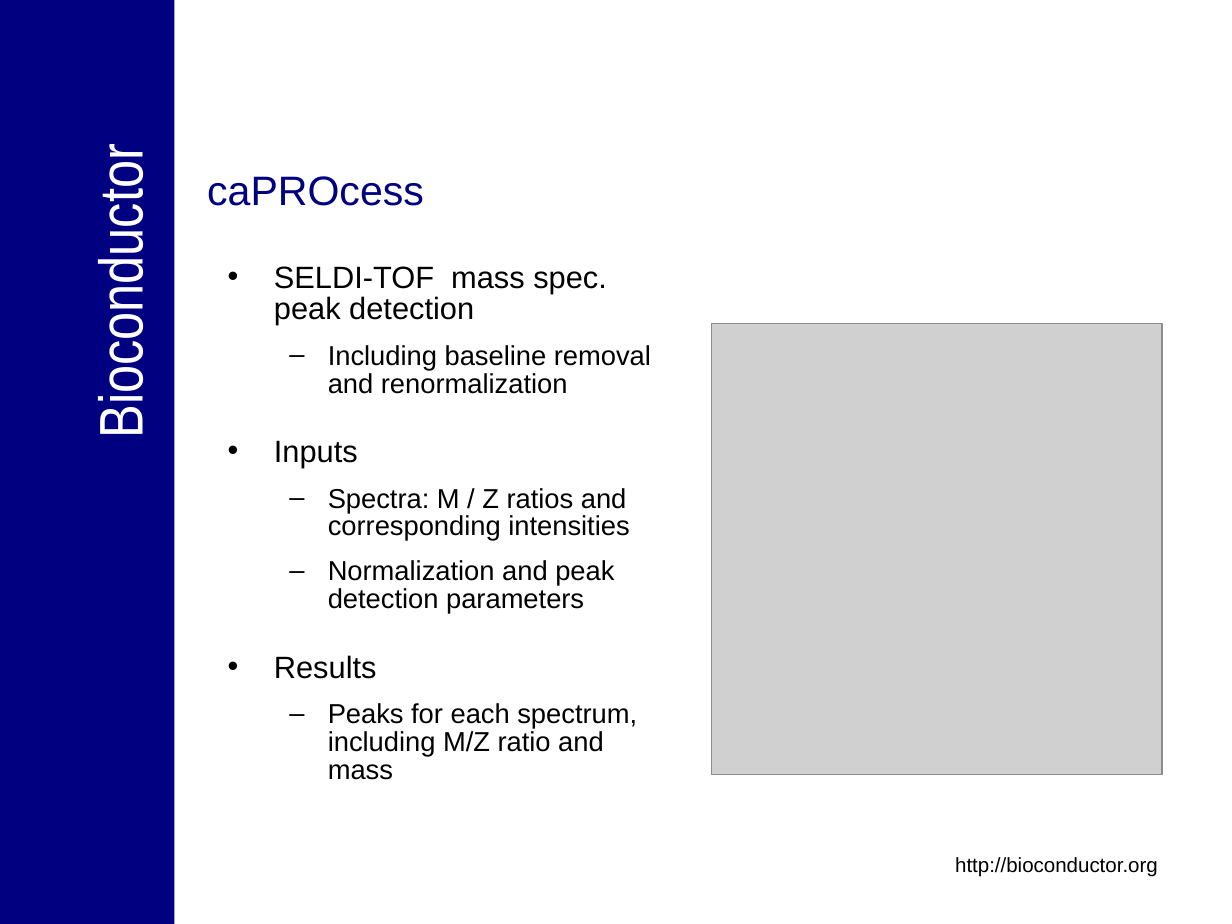
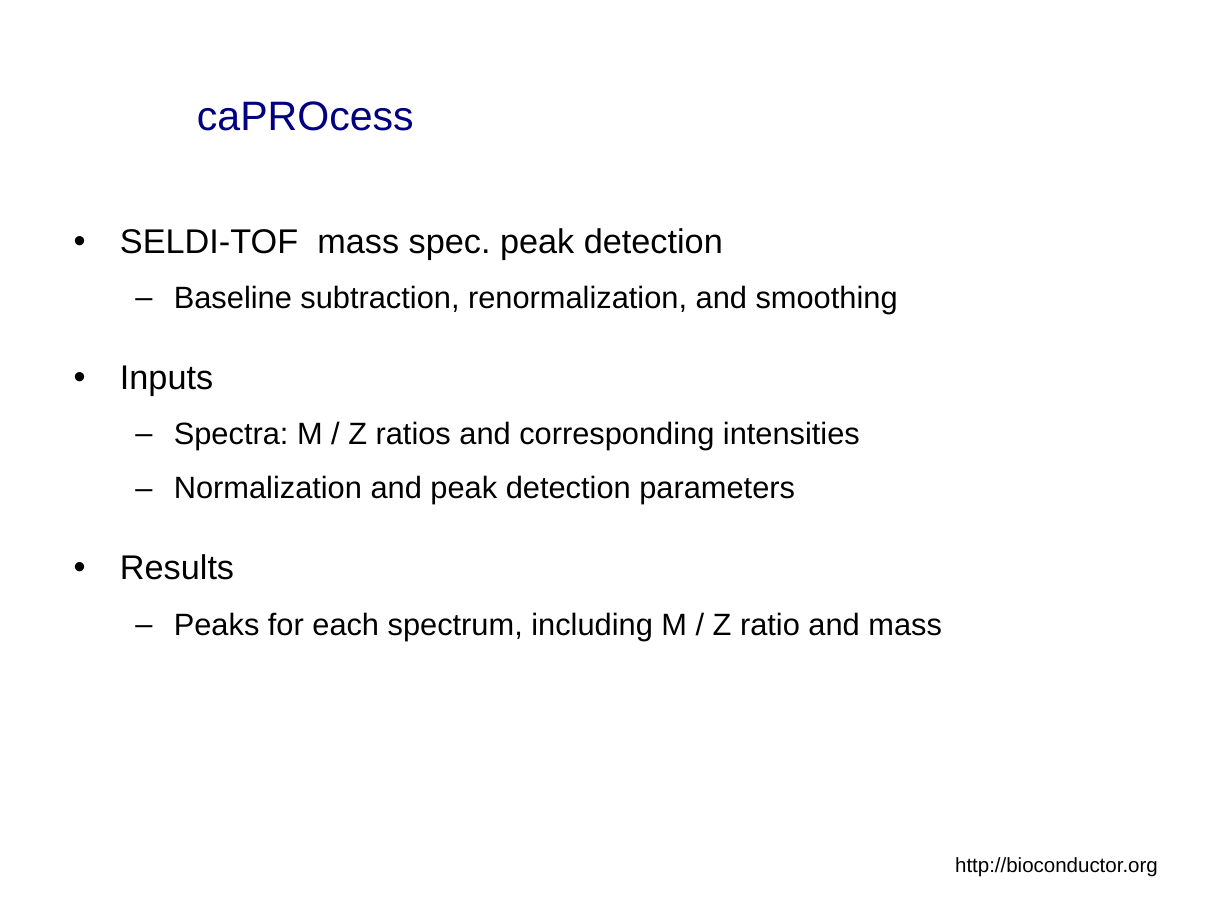
Before and after one commit to NCIP/bioconductor, a slide deck: slide 11 of bioconductor/Presentations/caBIG_Annual_Meeting_2007_Tech_Demo.ppt (slide 8 before the commit). Drawn at 1232x924 pixels with LibreOffice and Linux fonts; fonts in the diff are those of the drawing; grey boxes stand for pictures; background and template pictures are left out. Boxes give left, top, right and bottom in pixels: in the first picture for what was removed or moved away, otherwise in the second. Text is boxed around its words. In the diff, an @@ line names an element or a change of style, - is before the commit and + after.

```diff
--- a/bioconductor/Presentations/caBIG_Annual_Meeting_2007_Tech_Demo.ppt
+++ b/bioconductor/Presentations/caBIG_Annual_Meeting_2007_Tech_Demo.ppt
@@ rectangle removed at [0, 0, 175, 924] @@
@@ title "caPROcess": place and size @@
-title "caPROcess" at [207, 176, 424, 206]
+title "caPROcess" at [197, 101, 414, 131]
@@ title "caPROcess" at [197, 101, 414, 131]: vertical alignment top to middle @@
@@ text removed at [86, 173, 156, 430] @@
-Bioconductor
@@ text "SELDI-TOF mass spec. peak detection": place and size @@
-text "SELDI-TOF mass spec. peak detection" at [274, 266, 651, 780]
+text "SELDI-TOF mass spec. peak detection" at [120, 228, 942, 640]
@@ text at [120, 228, 860, 580]: size 18 to 20 pt in "SELDI-TOF mass spec. peak detection", "Inputs", "Results"; size 16 to 18 pt in "Spectra: M / Z ratios and corresponding ...", "Normalization and peak detection parameters"; line spacing 0.85 to 0.95; more space between paragraphs @@
@@ text at [174, 285, 898, 313]: text changed; size 16 to 18 pt @@
-  – Including baseline removal and renormalization
+  – Baseline subtraction, renormalization, and smoothing
@@ picture removed at [712, 324, 1163, 775] @@
@@ text at [174, 612, 942, 640]: text changed; size 16 to 18 pt @@
-  – Peaks for each spectrum, including M/Z ratio and mass
+  – Peaks for each spectrum, including M / Z ratio and mass
```
Also in this commit, not shown: 18 other slides changed, 21 slides added, 10 slides removed.
